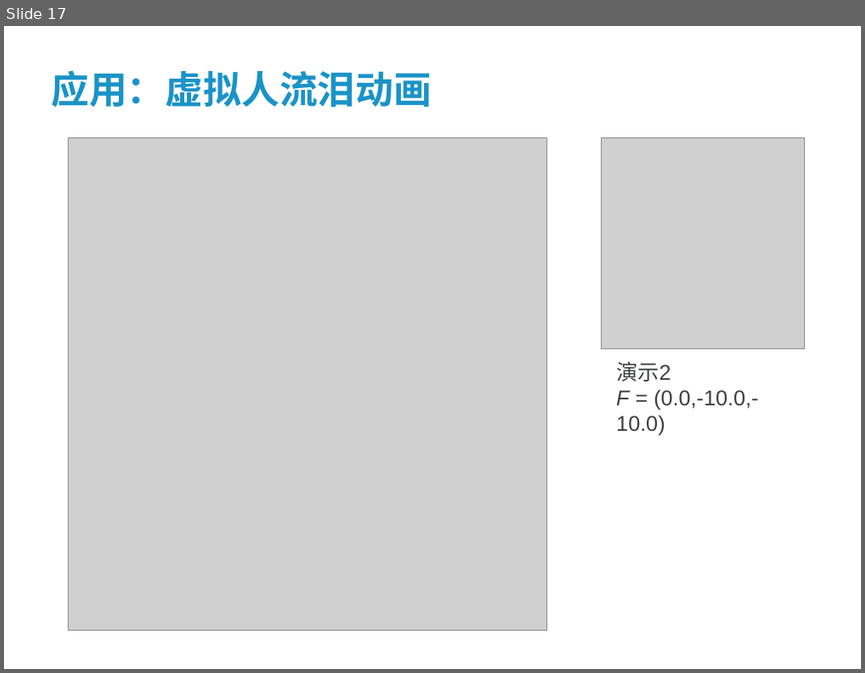
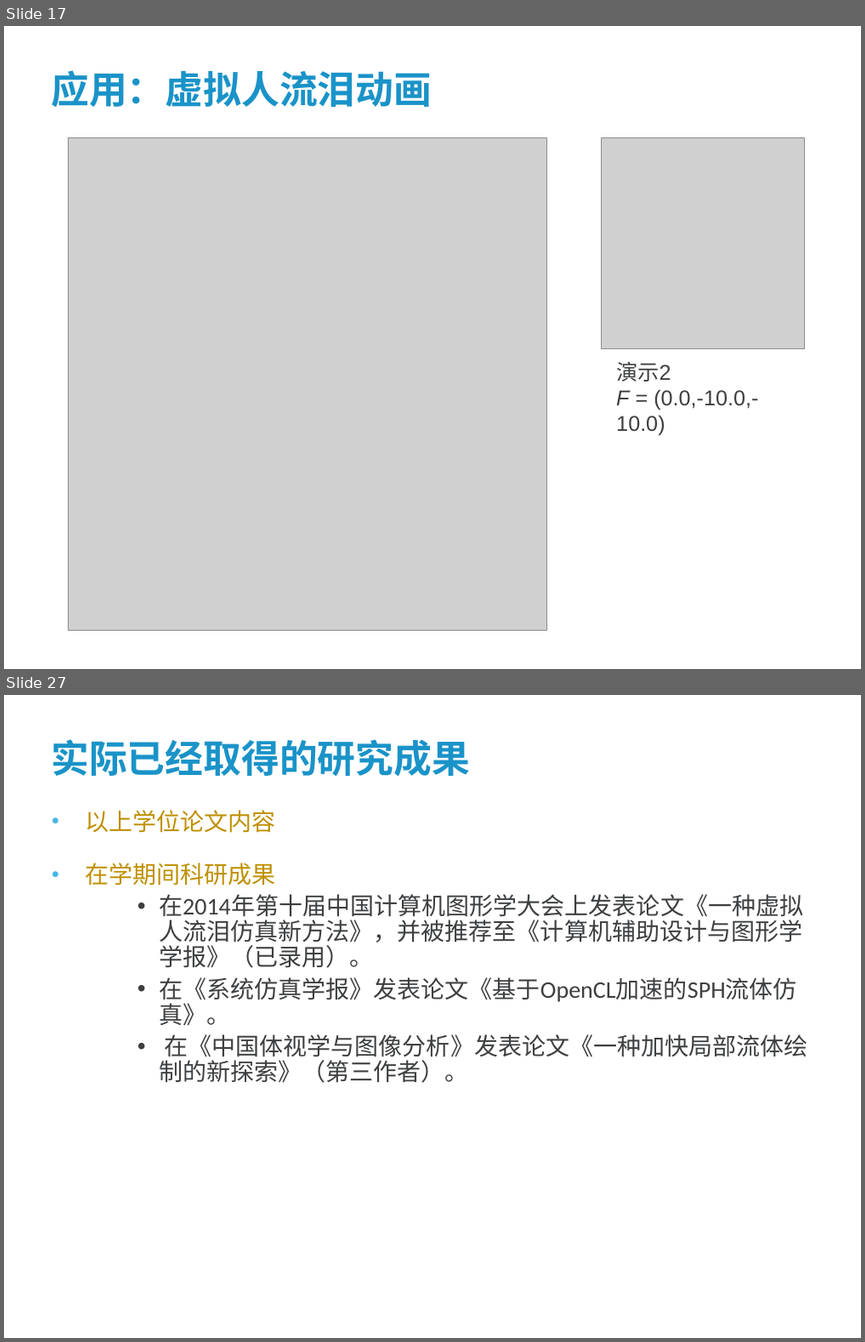
Before and after one commit to wsxmm1153/dissertation, a slide deck: paper/答辩讲稿.ppt. Shown one above the other, each under a label of ours: slide 17 before the commit, slides 17 and 27 after it; the slides between them are not shown. The pictures are 865x673 and 865x1342 pixels, drawn with LibreOffice and Linux fonts; fonts in the diff are those of the drawing; grey boxes stand for pictures; background and template pictures are left out. Boxes give left, top, right and bottom in pixels: in the first picture for what was removed or moved away, otherwise in the second. Text is boxed around its words. In the diff, an @@ line names an element or a change of style, - is before the commit and + after.

```diff
--- a/paper/答辩讲稿.ppt
+++ b/paper/答辩讲稿.ppt
@@ slide 27 added at (4,695,861,1338), background #FFFFFF @@
@@ title added at (51,739,470,777), 32 pt, text #1A93C8, bold @@
+实际已经取得的研究成果
@@ text added at (85,810,807,1083), 20 pt, text #3D3F41 @@
+• 以上学位论文内容
+• 在学期间科研成果
+    • 在2014年第十届中国计算机图形学大会上发表论文《一种虚拟人流泪仿真新方法》，并被推荐至《计算机辅助设计与图形学学报》（已录用）。
+    • 在《系统仿真学报》发表论文《基于OpenCL加速的SPH流体仿真》。
+    • 在《中国体视学与图像分析》发表论文《一种加快局部流体绘制的新探索》（第三作者）。
```
Also in this commit, not shown: 9 slides changed, 17 other slides added, 1 slide removed, 2 other files.
